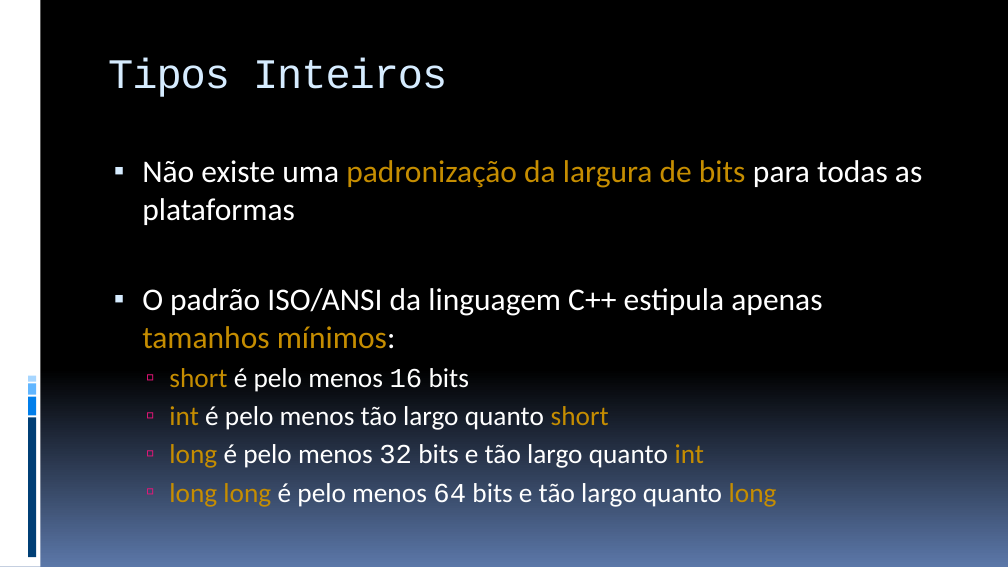
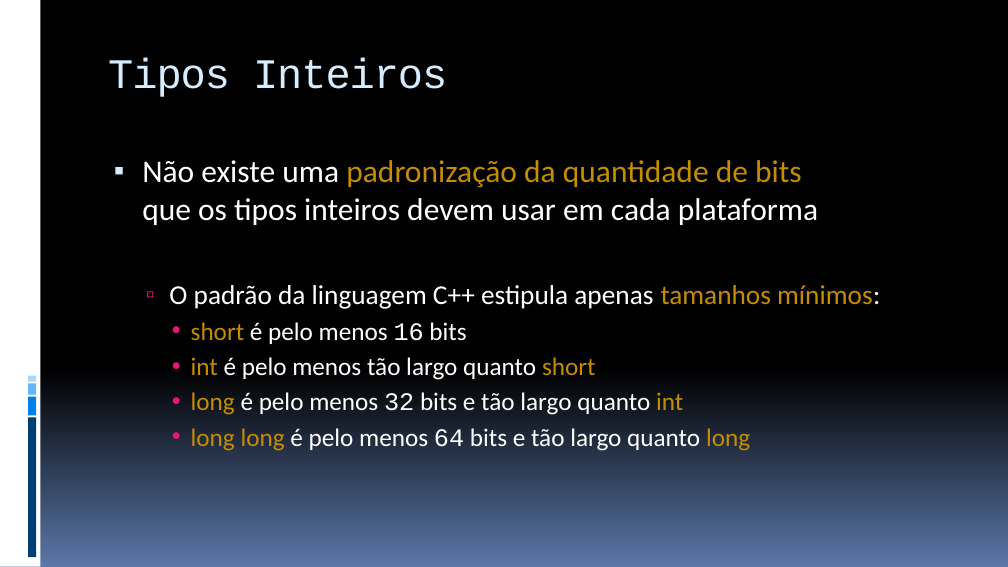
Before and after one commit to JudsonSS/ProgComp, a slide deck: slide 20 of Slides/06. Tipos Inteiros.pptx (slide 18 before the commit). Drawn at 1008x567 pixels with LibreOffice and Linux fonts; fonts in the diff are those of the drawing. Boxes give left, top, right and bottom in pixels: in the first picture for what was removed or moved away, otherwise in the second. Text is boxed around its words. In the diff, an @@ line names an element or a change of style, - is before the commit and + after.

```diff
--- a/Slides/06. Tipos Inteiros.pptx
+++ b/Slides/06. Tipos Inteiros.pptx
@@ text at (142,160,880,309): text changed @@
-▪ Não existe uma padronização da largura de bits para todas as plataformas
-▪ O padrão ISO/ANSI da linguagem C++ estipula apenas tamanhos mínimos:
+▪ Não existe uma padronização da quantidade de bits
+  que os tipos inteiros devem usar em cada plataforma
+  ▫ O padrão da linguagem C++ estipula apenas tamanhos mínimos:
@@ text at (191,322,750,451): size 26 to 24 pt in "short é pelo menos 16 bits", "int é pelo menos tão largo quanto ...", "long é pelo menos 32 bits e ...", "long long é pelo menos 64 bits ..."; bullet ▫ to •; list level 2 to 3 in "short é pelo menos 16 ..."; list level 2 to 3 in "int é pelo menos tão ..."; list level 2 to 3 in "long é pelo menos 32 ..."; list level 2 to 3 in "long long é pelo menos ..." @@
```
Also in this commit, not shown: 16 other slides changed, 2 slides added, 5 other files.
